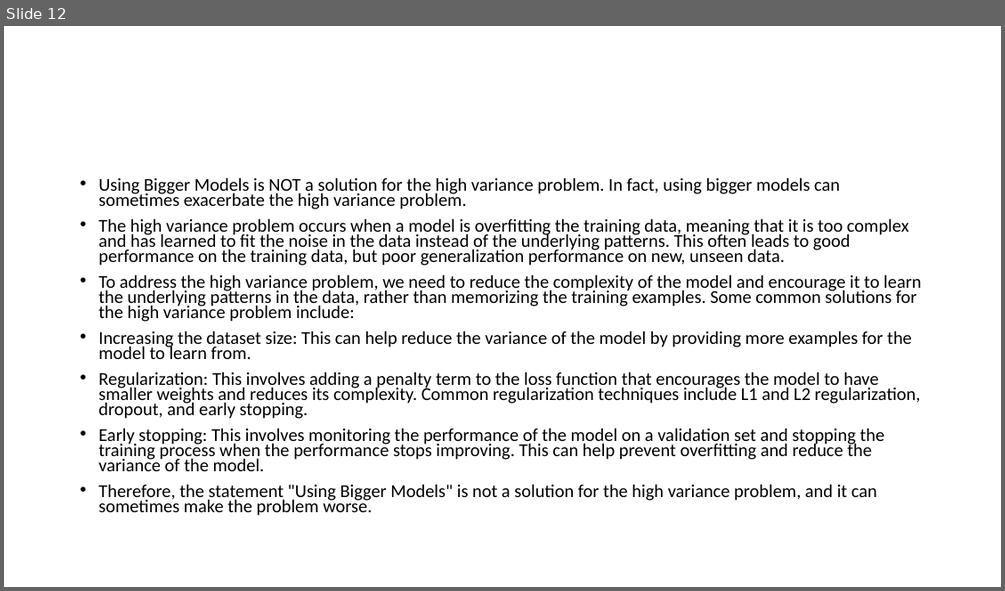
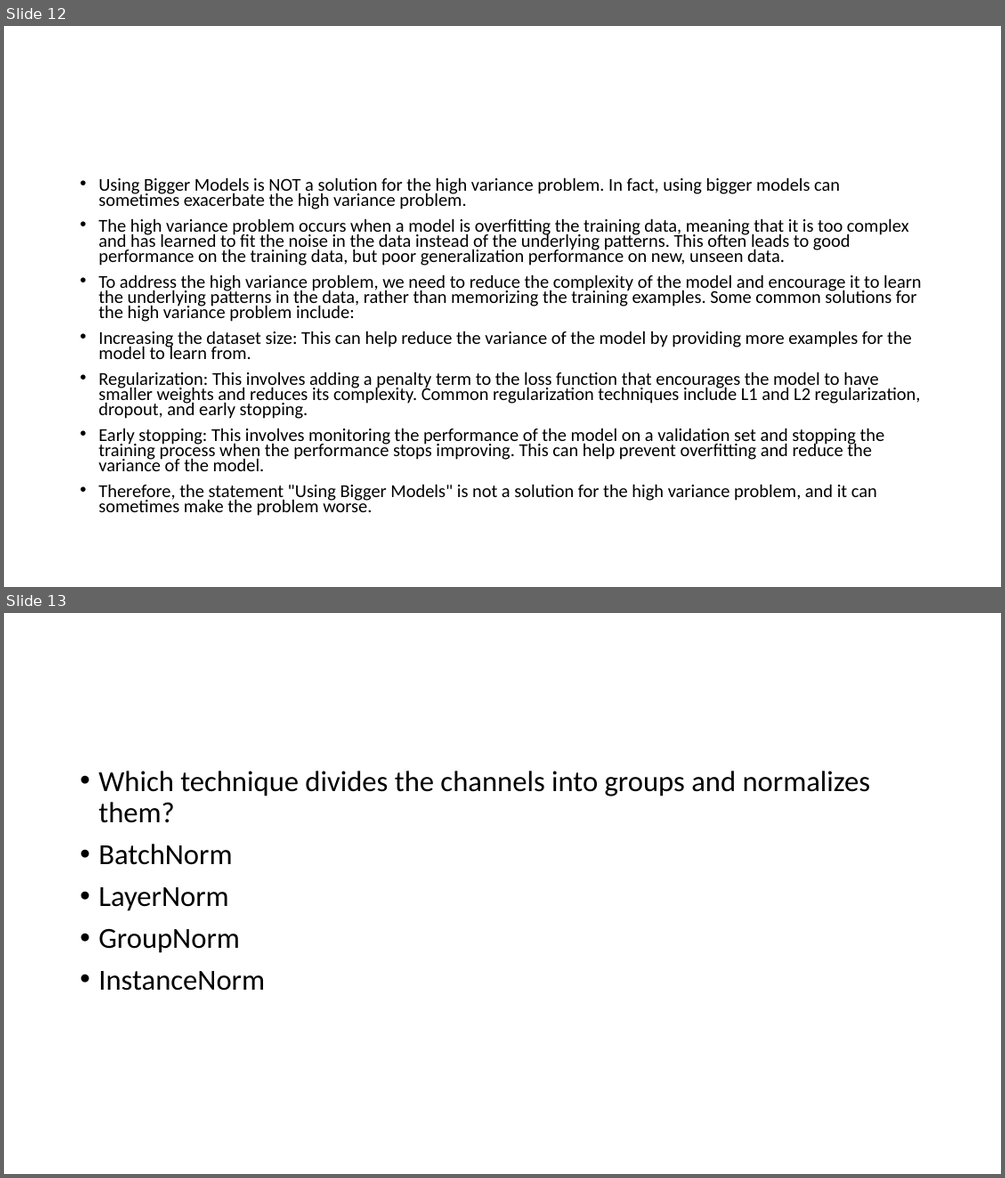
Before and after one commit to Saira55/Machine-Learning-Multiple-Choice-Questions, a slide deck: Machine Learning Quiz Question.pptx. Shown one above the other, each under a label of ours: slide 12 before the commit, slides 12 and 13 after it. The pictures are 1005x591 and 1005x1178 pixels, drawn with LibreOffice and Linux fonts; fonts in the diff are those of the drawing. Boxes give left, top, right and bottom in pixels: in the first picture for what was removed or moved away, otherwise in the second. Text is boxed around its words. In the diff, an @@ line names an element or a change of style, - is before the commit and + after.

```diff
--- a/Machine Learning Quiz Question.pptx
+++ b/Machine Learning Quiz Question.pptx
@@ slide 13 added at box(4, 613, 1001, 1174), background #FFFFFF @@
@@ text added at box(98, 771, 871, 990), 28 pt, text #000000 @@
+• Which technique divides the channels into groups and normalizes them?
+• BatchNorm
+• LayerNorm
+• GroupNorm
+• InstanceNorm
```
Also in this commit, not shown: 4 other slides added.
